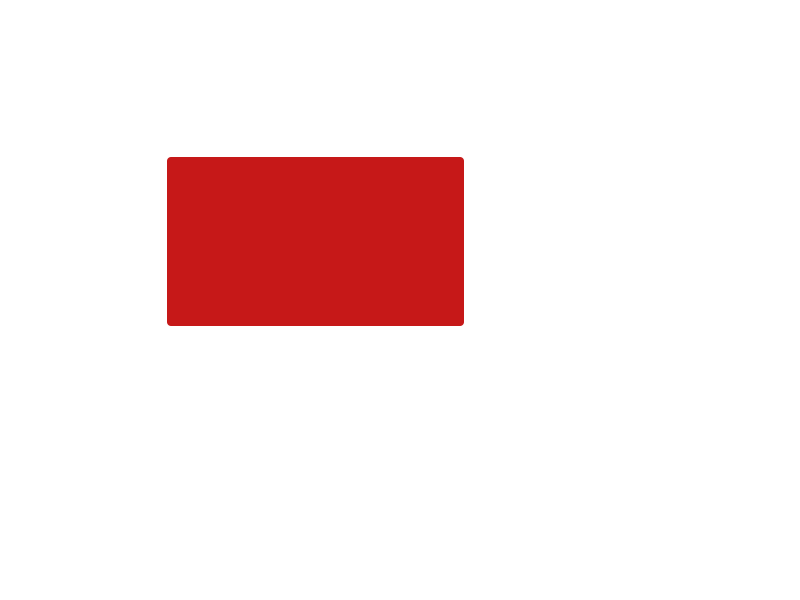
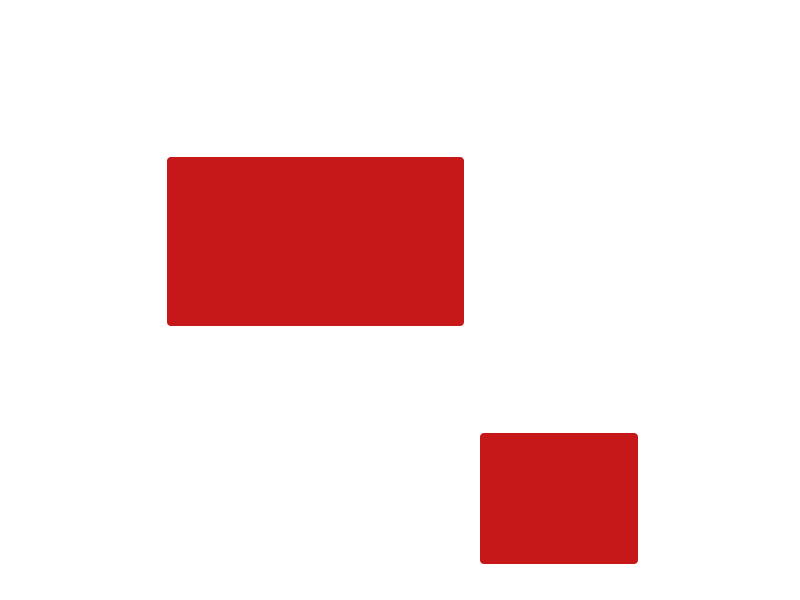
Before/after of a 800px x 600px layered artwork. What changed in the layer stack:
added layer "角丸長方形 2" above "角丸長方形 1" over <box>480,433,638,564</box>
